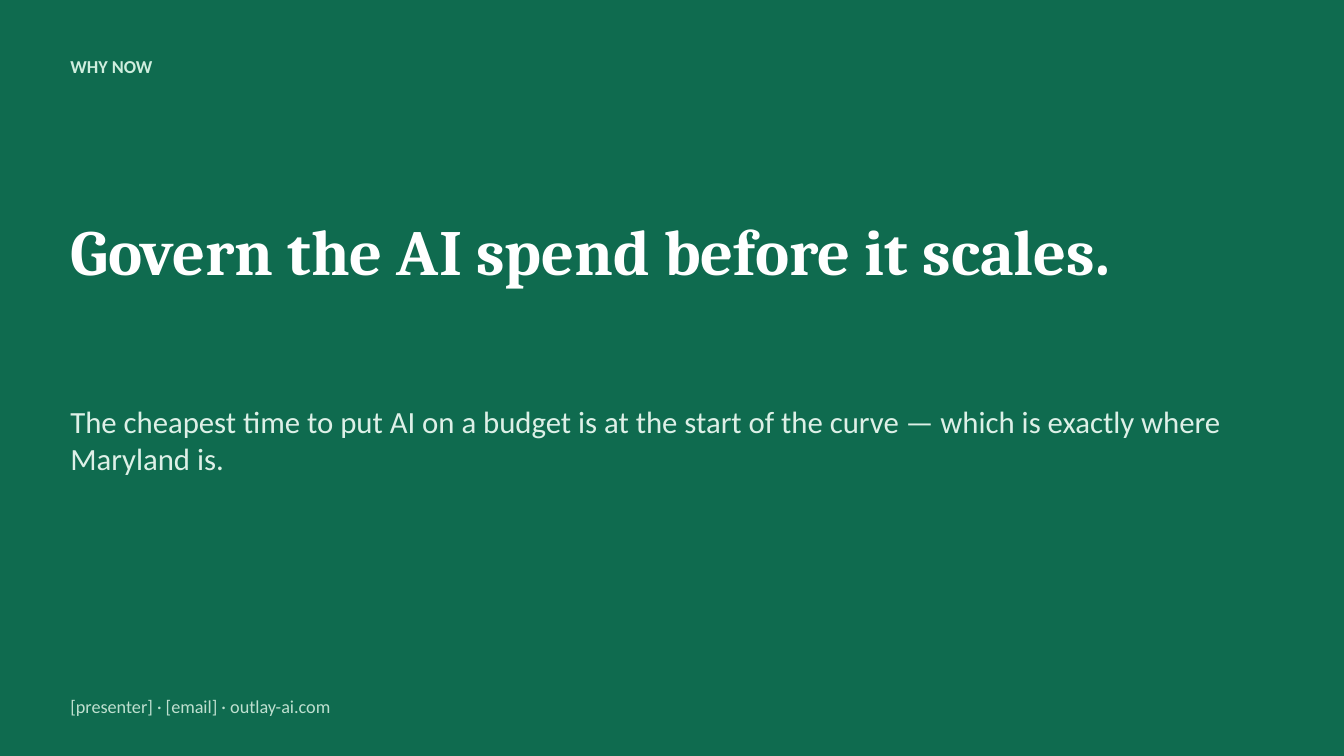
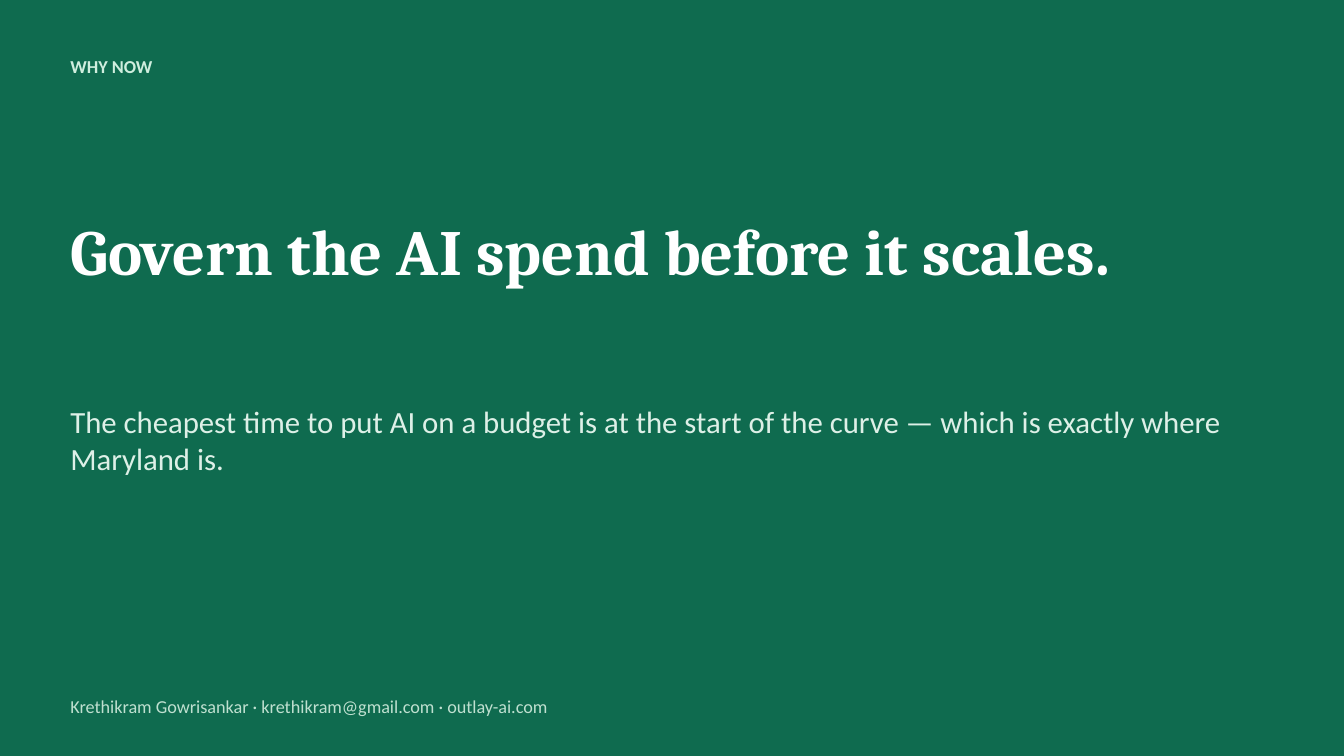
Before and after one commit to krethikram-sudo/options-bot, a slide deck: slide 14 of docs/mhbe-demo-deck.pptx. Drawn at 1344x756 pixels with LibreOffice and Linux fonts; fonts in the diff are those of the drawing. Boxes give left, top, right and bottom in pixels: in the first picture for what was removed or moved away, otherwise in the second. Text is boxed around its words. In the diff, an @@ line names an element or a change of style, - is before the commit and + after.

```diff
--- a/docs/mhbe-demo-deck.pptx
+++ b/docs/mhbe-demo-deck.pptx
@@ text at (x1=70, y1=700, x2=547, y2=716): text changed @@
-[presenter] · [email] · outlay-ai.com
+Krethikram Gowrisankar · krethikram@gmail.com · outlay-ai.com
```
Also in this commit, not shown: 2 other slides changed, 1 slide added, 1 slide removed, 2 other files.
